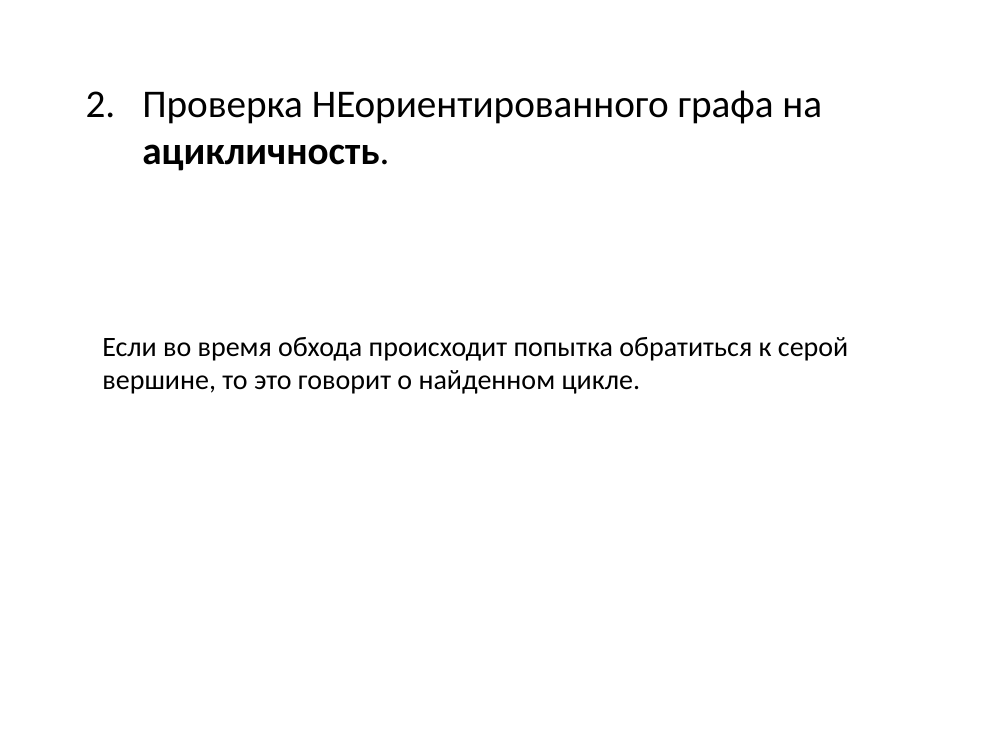
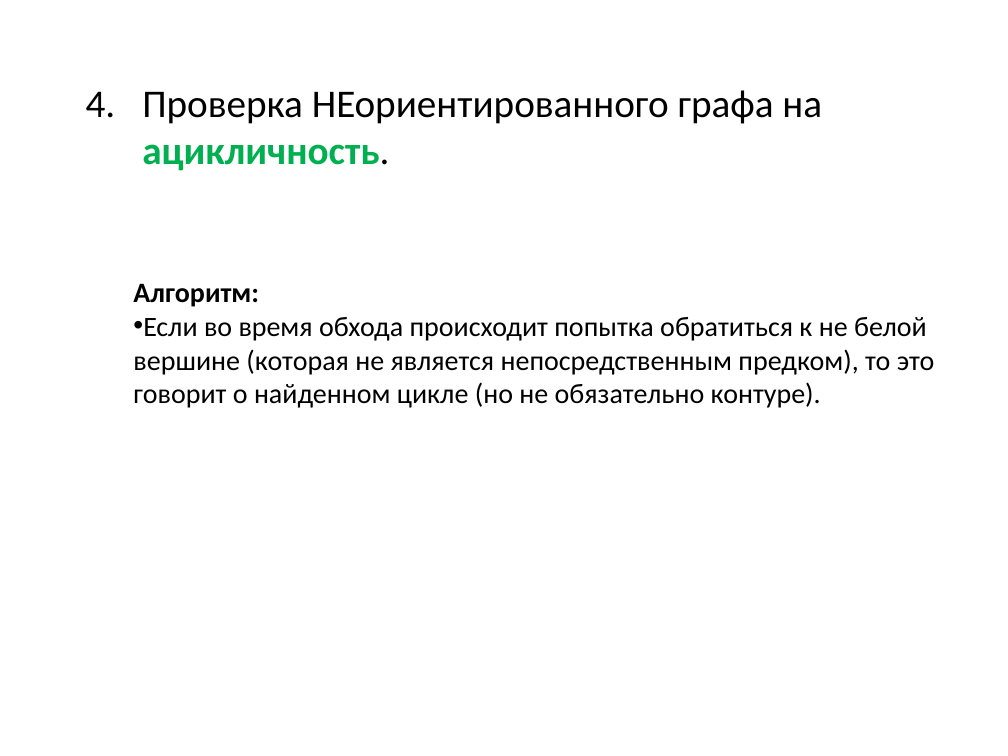
Before and after one commit to SteinbergOB/ANG, a slide deck: slide 52 of Презентации/Лекция 1.pptx (slide 50 before the commit). Drawn at 1008x756 pixels with LibreOffice and Linux fonts; fonts in the diff are those of the drawing. Boxes give left, top, right and bottom in pixels: in the first picture for what was removed or moved away, otherwise in the second. Text is boxed around its words. In the diff, an @@ line names an element or a change of style, - is before the commit and + after.

```diff
--- a/Презентации/Лекция 1.pptx
+++ b/Презентации/Лекция 1.pptx
@@ text "Проверка НЕориентированного графа на ацикличность." at (142, 90, 822, 171): text colour #000000 to #00B050 in "ацикличность." @@
@@ text at (133, 283, 935, 408): text changed @@
-Если во время обхода происходит попытка обратиться к серой вершине, то это говорит о найденном цикле.
+Алгоритм:
+• Если во время обхода происходит попытка обратиться к не белой вершине (которая не является непосредственным предком), то это говорит о найденном цикле (но не обязательно контуре).
```
Also in this commit, not shown: 41 other slides changed, 24 slides added, 12 slides removed, 4 other files.
